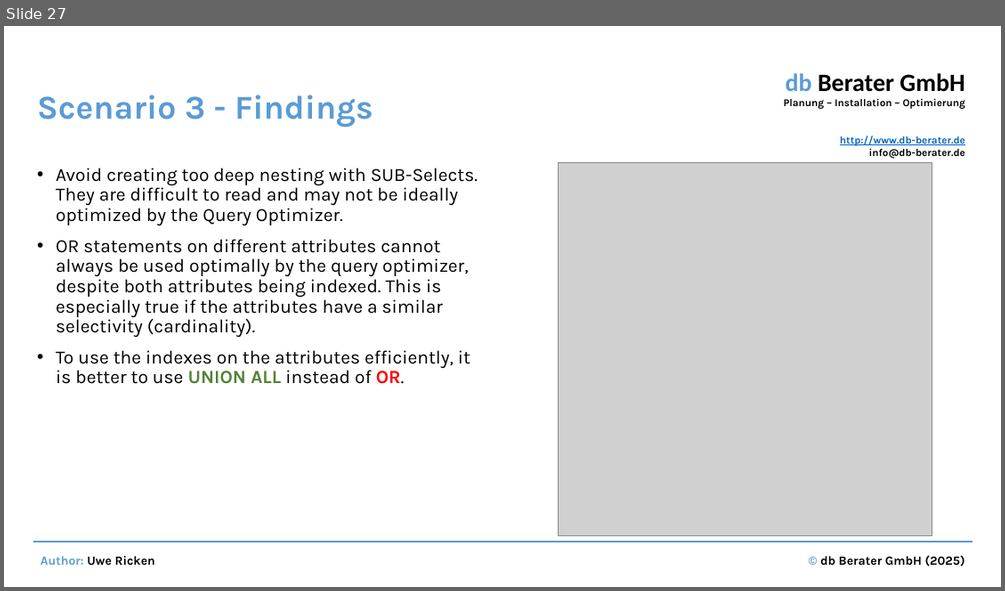
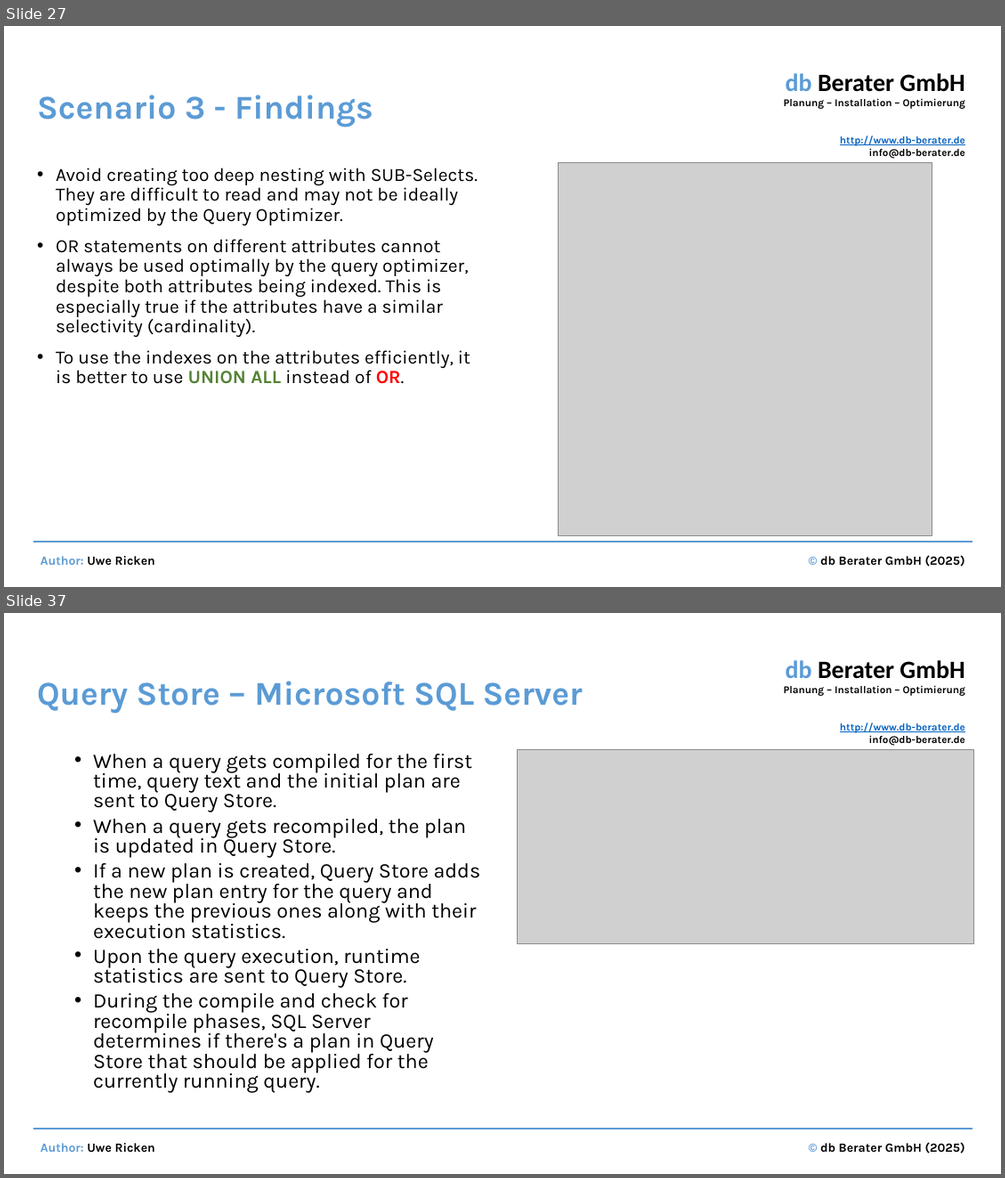
Before and after one commit to uricken1964/Workshop---Making-Bad-Codes-Better, a slide deck: Documents and Preparation/Performance optimization by identifying and correcting bad SQL code.pptx. Shown one above the other, each under a label of ours: slide 27 before the commit, slides 27 and 37 after it; the slides between them are not shown. The pictures are 1005x591 and 1005x1178 pixels, drawn with LibreOffice and Linux fonts; fonts in the diff are those of the drawing; grey boxes stand for pictures. Boxes give left, top, right and bottom in pixels: in the first picture for what was removed or moved away, otherwise in the second. Text is boxed around its words. In the diff, an @@ line names an element or a change of style, - is before the commit and + after.

```diff
--- a/Documents and Preparation/Performance optimization by identifying and correcting bad SQL code.pptx
+++ b/Documents and Preparation/Performance optimization by identifying and correcting bad SQL code.pptx
@@ slide 37 added at <box>4,613,1001,1174</box>, background #FFFFFF; not listed: 4 template elements that a slide beside it also shows @@
@@ title added at <box>37,681,582,714</box>, 32 pt, text #5B9BD5, bold @@
+Query Store – Microsoft SQL Server
@@ text added at <box>93,754,481,1093</box>, 20 pt, text #000000 @@
+  • When a query gets compiled for the first time, query text and the initial plan are sent to Query Store.
+  • When a query gets recompiled, the plan is updated in Query Store.
+  • If a new plan is created, Query Store adds the new plan entry for the query and keeps the previous ones along with their execution statistics.
+  • Upon the query execution, runtime statistics are sent to Query Store.
+  • During the compile and check for recompile phases, SQL Server determines if there's a plan in Query Store that should be applied for the currently running query.
@@ picture added at <box>517,749,974,943</box> @@
```
Also in this commit, not shown: 26 other slides added, 16 other files.
